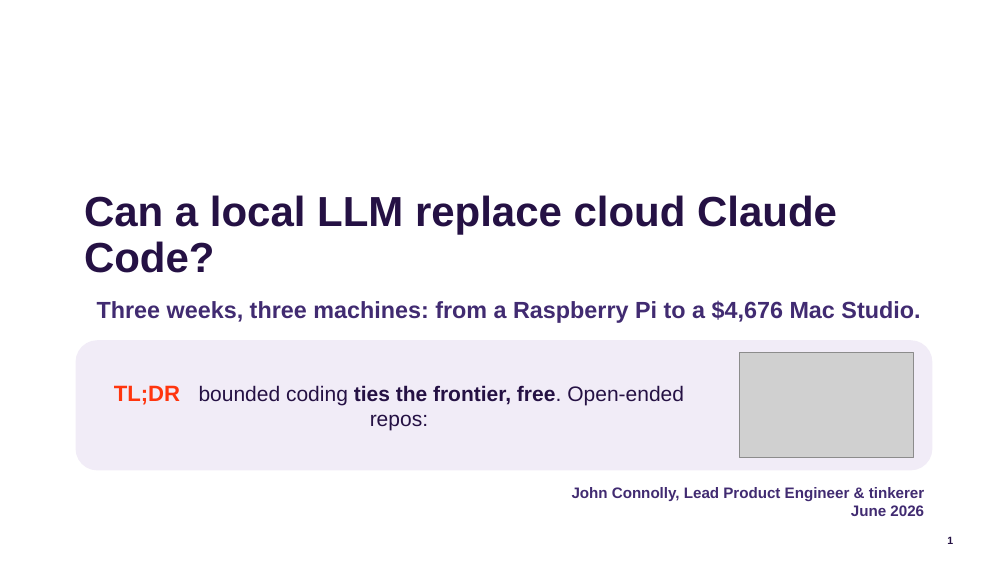
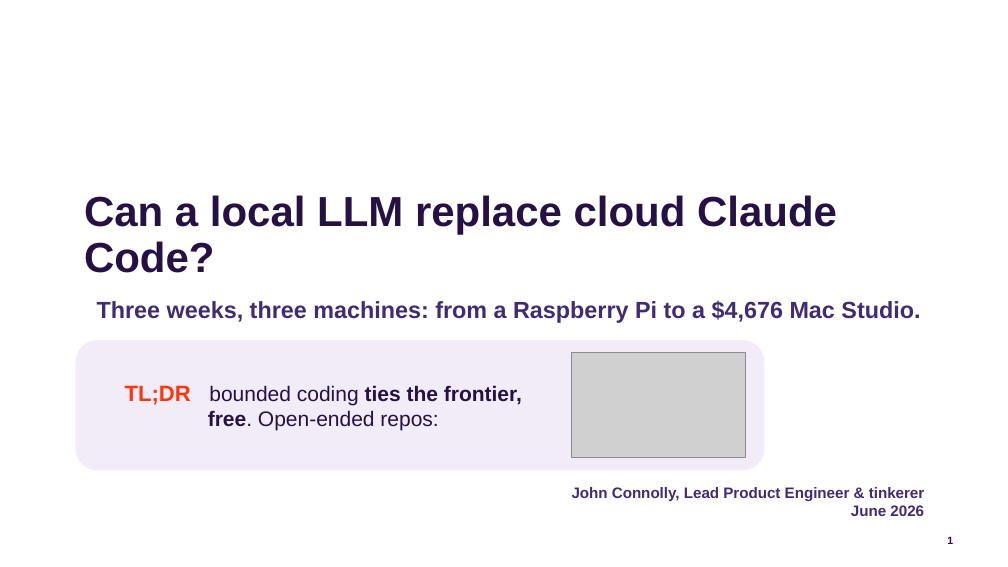
Before and after one commit to jconnolly/local-llm-pi5, a slide deck: slide 1 of local-llm-datasociety.pptx. Drawn at 1008x567 pixels with LibreOffice and Linux fonts; fonts in the diff are those of the drawing; grey boxes stand for pictures; background and template pictures are left out. Boxes give left, top, right and bottom in pixels: in the first picture for what was removed or moved away, otherwise in the second. Text is boxed around its words. In the diff, an @@ line names an element or a change of style, - is before the commit and + after.

Commit message:
Title slide: shrink TL;DR box to fit content (ends after the gif, not full-width)

```diff
--- a/local-llm-datasociety.pptx
+++ b/local-llm-datasociety.pptx
@@ rounded rectangle "TL;DR bounded coding ties the ...": place and size @@
-rounded rectangle "TL;DR bounded coding ties the ..." at [76,340,932,470]
+rounded rectangle "TL;DR bounded coding ties the ..." at [76,340,764,470]
@@ picture: place and size @@
-picture at [739,353,914,458]
+picture at [571,353,746,458]
```
Also in this commit, not shown: 3 other files.
